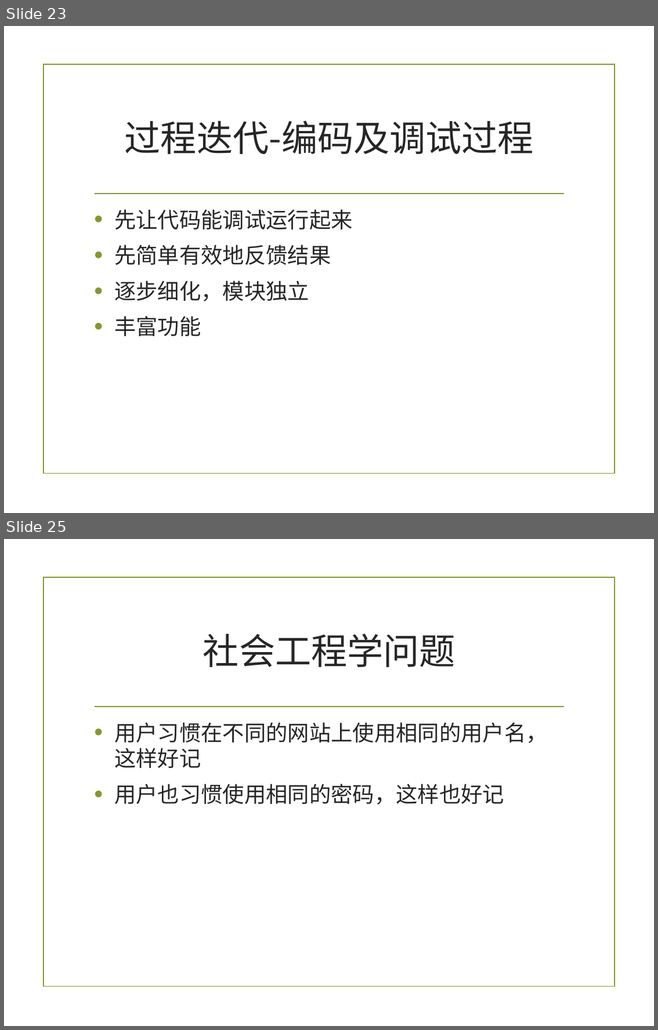
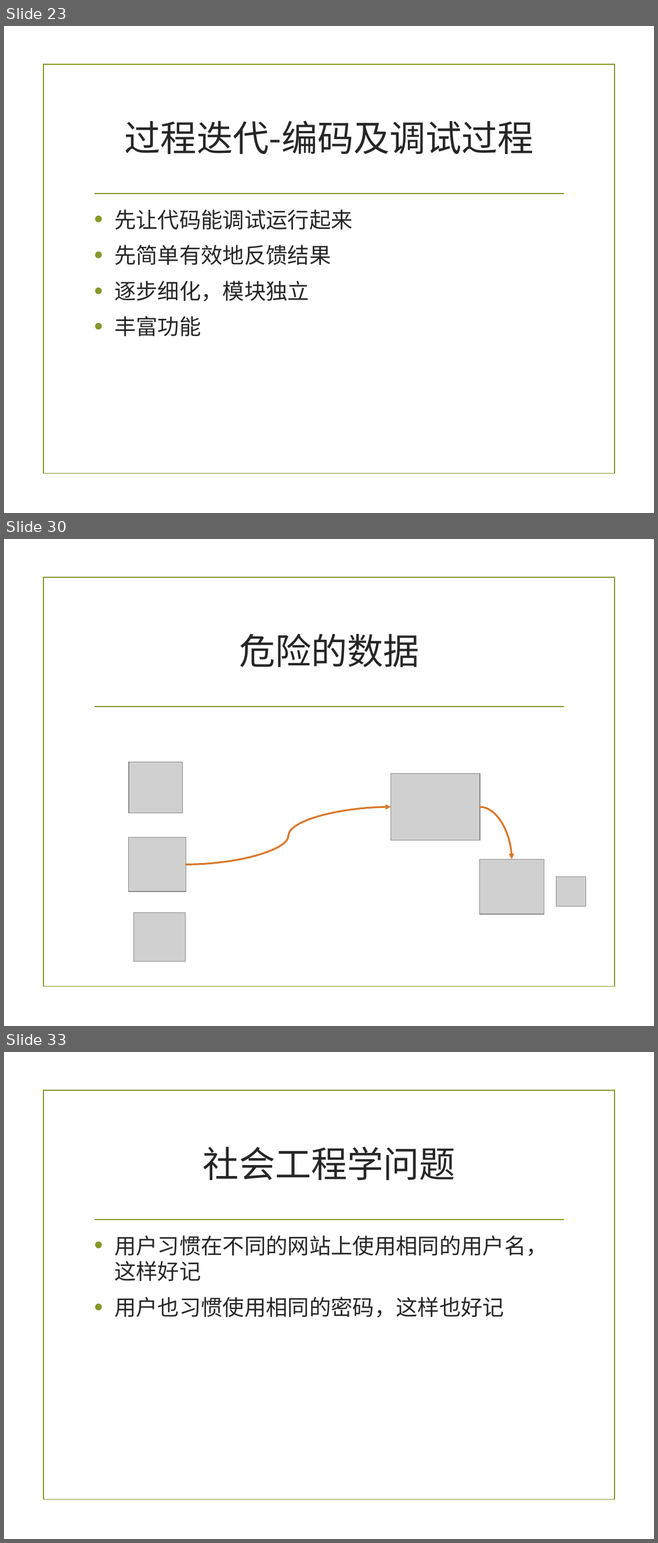
Before and after one commit to zuoshenghuang/curriculum, a slide deck: software/Ch_7_2_demo_2nd.pptx. Shown one above the other, each under a label of ours: slides 23 and 25 before the commit, slides 23, 30 and 33 after it; the slides between them are not shown. The pictures are 658x1030 and 658x1543 pixels, drawn with LibreOffice and Linux fonts; fonts in the diff are those of the drawing; grey boxes stand for pictures; background and template pictures are left out. Boxes give left, top, right and bottom in pixels: in the first picture for what was removed or moved away, otherwise in the second. Text is boxed around its words. In the diff, an @@ line names an element or a change of style, - is before the commit and + after.

```diff
--- a/software/Ch_7_2_demo_2nd.pptx
+++ b/software/Ch_7_2_demo_2nd.pptx
@@ slide 30 added at (x1=4, y1=539, x2=654, y2=1026), background picture (left out); not listed: 2 template elements that a slide beside it also shows @@
@@ title added at (x1=239, y1=634, x2=419, y2=667), 40 pt, text #262626 @@
+危险的数据
@@ group added at (x1=129, y1=762, x2=480, y2=961): 4 pictures @@
@@ curved arrow added from (186, 864) to (390, 808), #D97828 2 pt @@
@@ curved arrow added from (480, 808) to (511, 859), #D97828 2 pt @@
@@ picture added at (x1=480, y1=859, x2=544, y2=914) @@
@@ picture added at (x1=556, y1=877, x2=585, y2=906) @@
@@ what was slide 25 is now slide 33 @@
```
Also in this commit, not shown: 4 slides changed, 9 other slides added, 37 other files.
